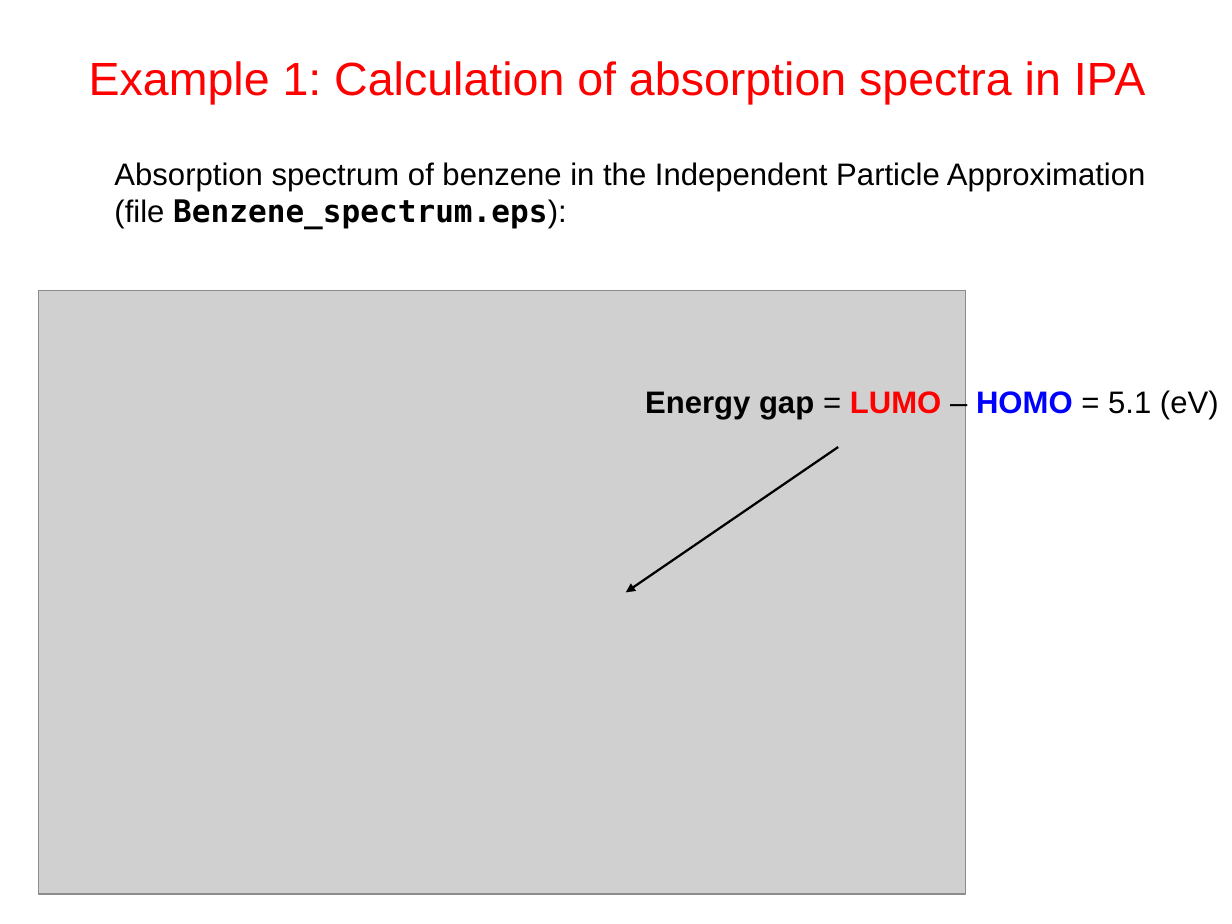
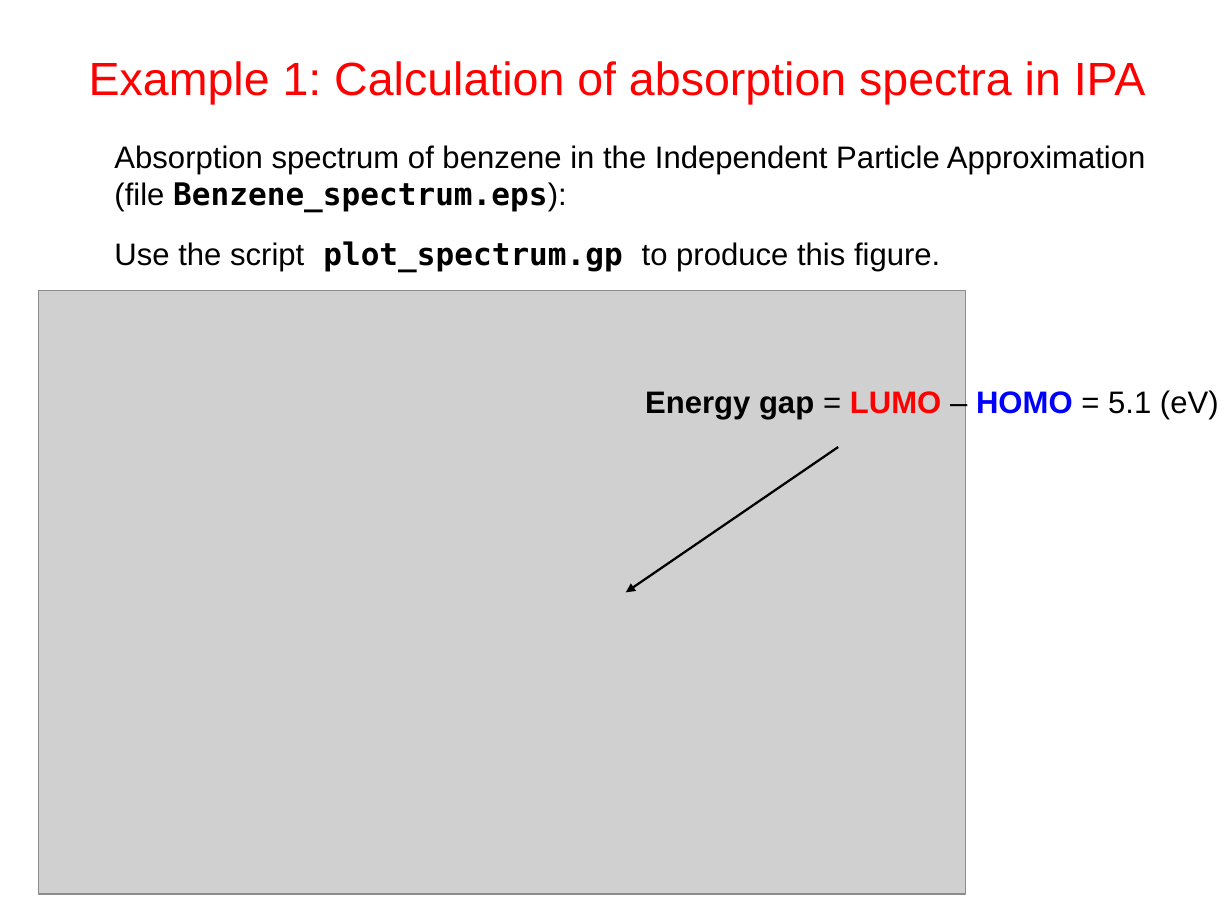
Before and after one commit to thepranab/materials-for-max-qe2021-online-school, a slide deck: slide 11 of slides.sources/handson-day6.odp. Drawn at 1232x924 pixels with LibreOffice and Linux fonts; fonts in the diff are those of the drawing; grey boxes stand for pictures. Boxes give left, top, right and bottom in pixels: in the first picture for what was removed or moved away, otherwise in the second. Text is boxed around its words. In the diff, an @@ line names an element or a change of style, - is before the commit and + after.

```diff
--- a/slides.sources/handson-day6.odp
+++ b/slides.sources/handson-day6.odp
@@ text "Absorption spectrum of benzene in ...": place and size @@
-text "Absorption spectrum of benzene in ..." at bbox=[114, 162, 1146, 229]
+text "Absorption spectrum of benzene in ..." at bbox=[114, 145, 1146, 212]
@@ text added at bbox=[114, 241, 940, 271], 20 pt, text #000000 @@
+Use the script plot_spectrum.gp to produce this figure.
```
Also in this commit, not shown: 2 other slides changed, 1 other file.
